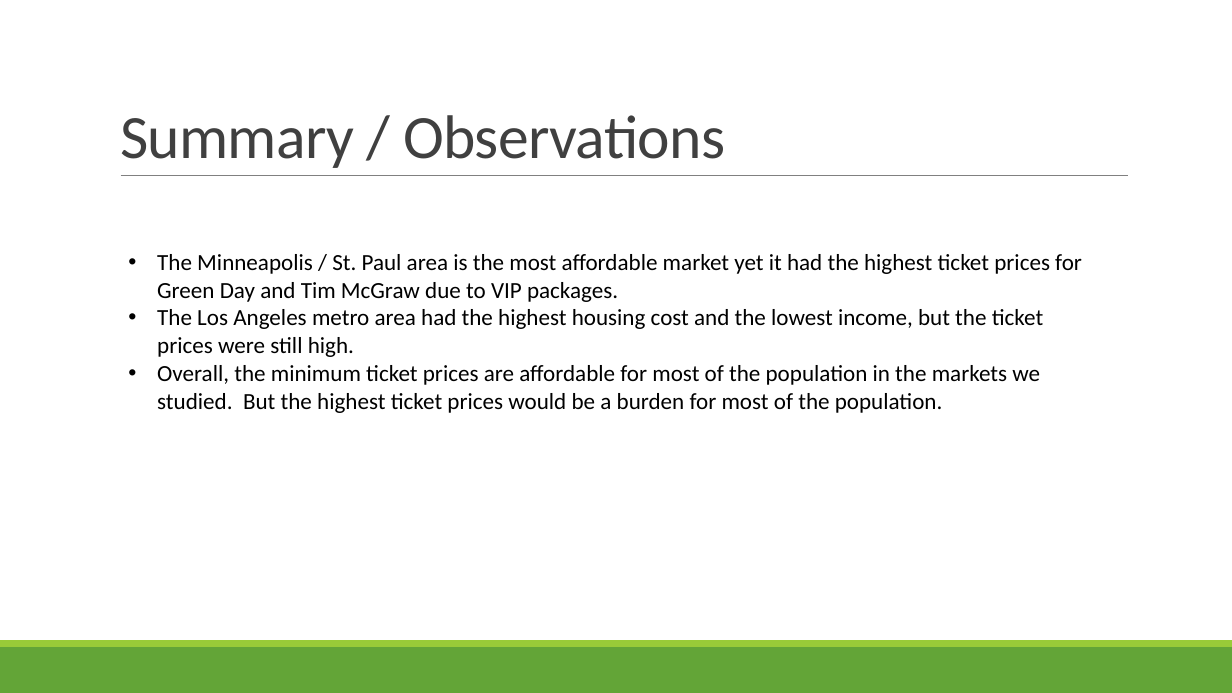
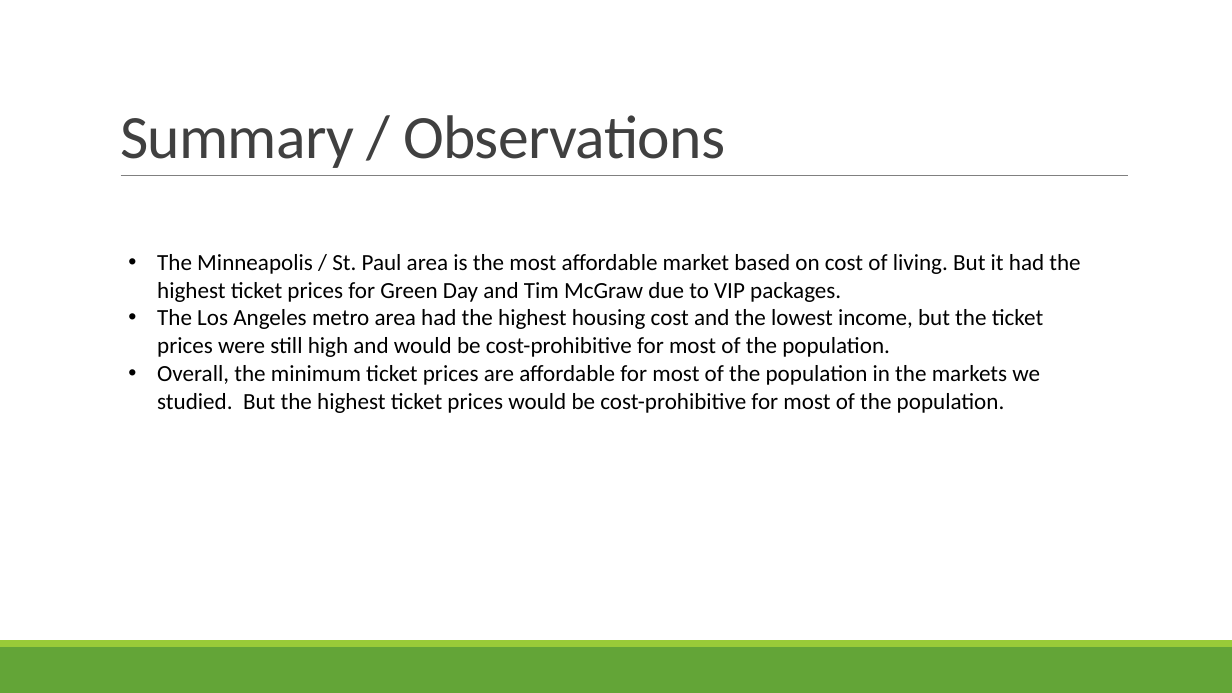
Before and after one commit to jodylarson310/module7-project, a slide deck: slide 20 of Support_Live_Music_Project1_Group4.pptx. Drawn at 1232x693 pixels with LibreOffice and Linux fonts; fonts in the diff are those of the drawing. Boxes give left, top, right and bottom in pixels: in the first picture for what was removed or moved away, otherwise in the second. Text is boxed around its words. In the diff, an @@ line names an element or a change of style, - is before the commit and + after.

Commit message:
Updated Presentation

```diff
--- a/Support_Live_Music_Project1_Group4.pptx
+++ b/Support_Live_Music_Project1_Group4.pptx
@@ text at box(157, 254, 1080, 413): text changed @@
-• The Minneapolis / St. Paul area is the most affordable market yet it had the highest ticket prices for Green Day and Tim McGraw due to VIP packages.
-• The Los Angeles metro area had the highest housing cost and the lowest income, but the ticket prices were still high.
-• Overall, the minimum ticket prices are affordable for most of the population in the markets we studied. But the highest ticket prices would be a burden for most of the population.
+• The Minneapolis / St. Paul area is the most affordable market based on cost of living. But it had the highest ticket prices for Green Day and Tim McGraw due to VIP packages.
+• The Los Angeles metro area had the highest housing cost and the lowest income, but the ticket prices were still high and would be cost-prohibitive for most of the population.
+• Overall, the minimum ticket prices are affordable for most of the population in the markets we studied. But the highest ticket prices would be cost-prohibitive for most of the population.
```
Also in this commit, not shown: 11 other slides changed.
